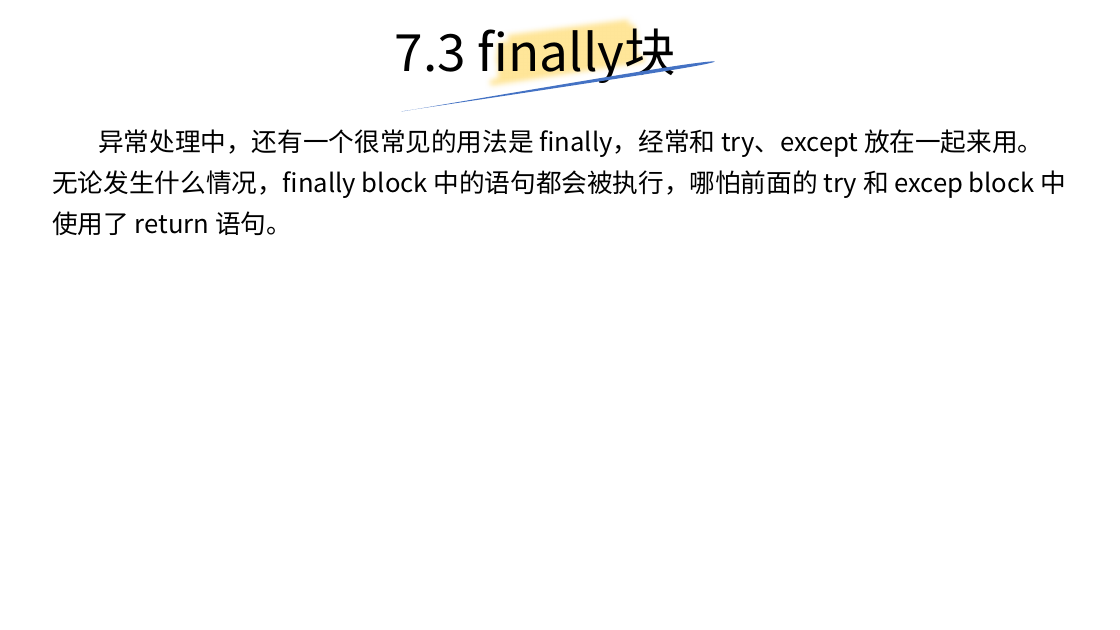
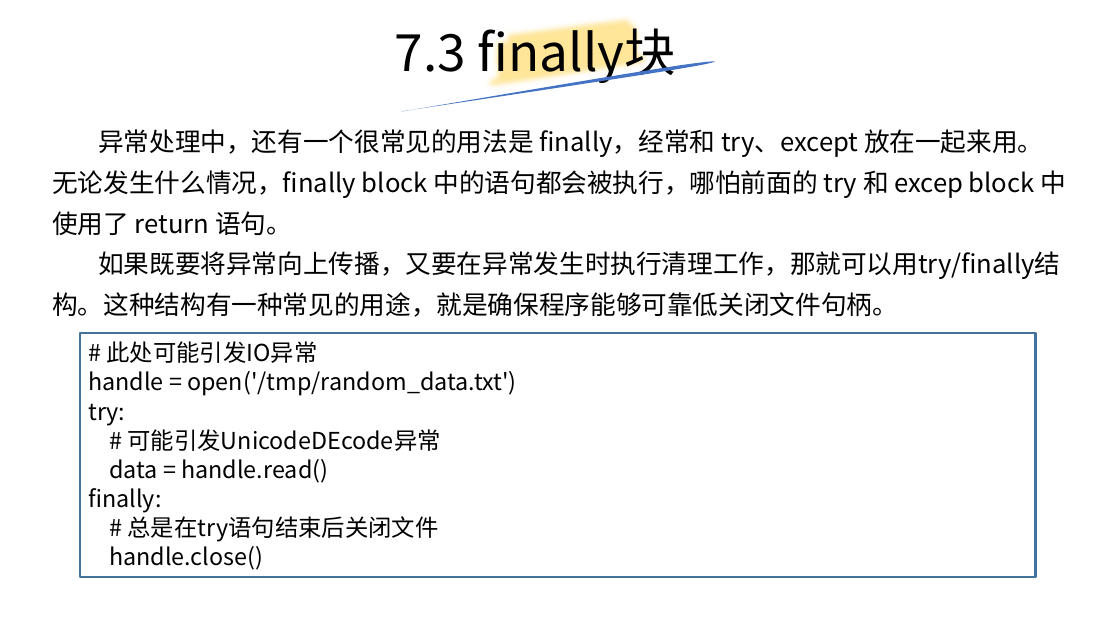
Before and after one commit to yiwenliu/CorePython, a slide deck: slide 61 of PPT/CorePython.pptx. Drawn at 1120x630 pixels with LibreOffice and Linux fonts; fonts in the diff are those of the drawing. Boxes give left, top, right and bottom in pixels: in the first picture for what was removed or moved away, otherwise in the second. Text is boxed around its words. In the diff, an @@ line names an element or a change of style, - is before the commit and + after.

Commit message:
20210121

```diff
--- a/PPT/CorePython.pptx
+++ b/PPT/CorePython.pptx
@@ text at <box>52,251,1060,317</box>: paragraph added @@
+如果既要将异常向上传播，又要在异常发生时执行清理工作，那就可以用try/finally结构。这种结构有一种常见的用途，就是确保程序能够可靠低关闭文件句柄。
@@ rectangle added at <box>80,334,1036,577</box>, outline #43739E 2.25 pt, 20 pt, text #000000 @@
+# 此处可能引发IO异常
+handle = open('/tmp/random_data.txt')
+try:
+# 可能引发UnicodeDEcode异常
+data = handle.read()
+finally:
+# 总是在try语句结束后关闭文件
+handle.close()
```
Also in this commit, not shown: 2 other slides changed.
